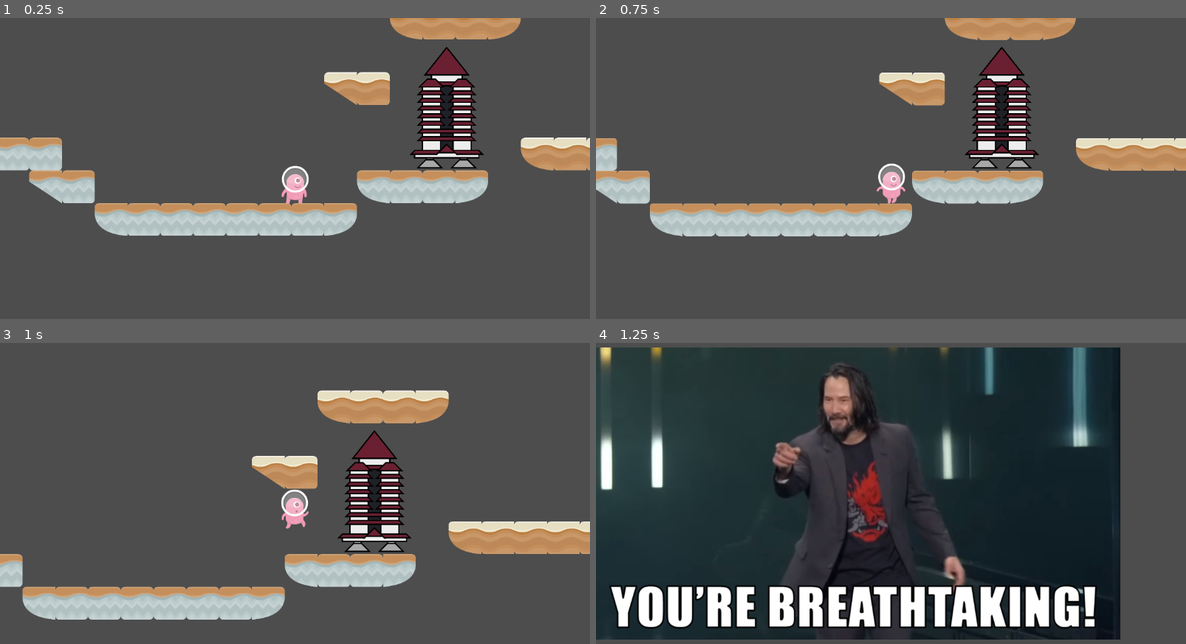
Above: before the commit, frames 1-4 (two rows, left to right).
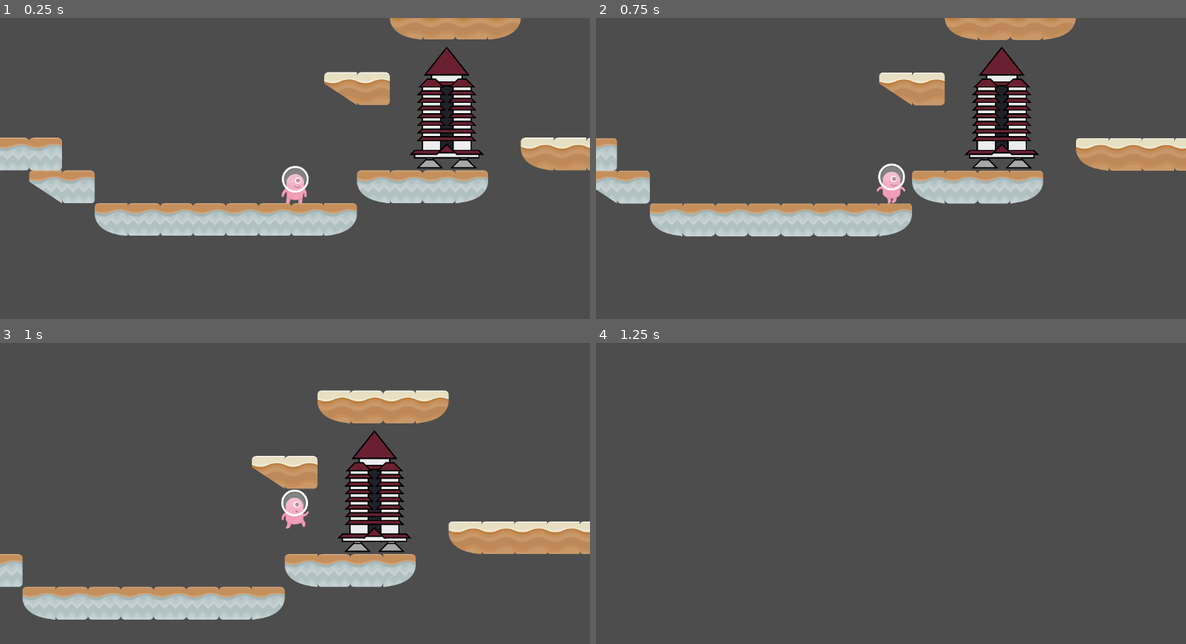
Above: after the commit, the same moments.

Repository: DevandraR/T4-GD-Devandra
Game: Godot game, scene res://scenes/Level1.tscn
The game is run twice, just before and just after one commit, with the same random seed, the same clock (stepped at 60 frames per second) and the same inputs.
Inputs:
- Up to frame 1 (0.25 s): no input
- Up to frame 2 (0.75 s): tap Enter at 0.5 s; hold Right (right) from 0.53 s (still down)
- Up to frame 3 (1 s): keep holding Right (right); tap Space (jump) at 0.77 s
- Up to frame 4 (1.25 s): keep holding Right (right)

Frames 1-3 are identical in both runs. In frame 4, 82% of the frame differs, in the area x 0-89%, y 1-99%.

Commit message:
run gdformat local tutorial 4

Diff:
--- a/scenes/Level1.tscn
+++ b/scenes/Level1.tscn
@@ -115,7 +115,7 @@
 [node name="AreaCondition" parent="Sprite2D" instance=ExtResource("4_vsll3")]
 position = Vector2(-2, 8)
 scale = Vector2(4, 4.5)
-sceneName = "WinScreen"
+sceneName = "Level2"
 
 [node name="AreaCondition" parent="." instance=ExtResource("4_vsll3")]
 position = Vector2(307, 380)
--- /dev/null
+++ b/scenes/Level2.tscn
@@ -0,0 +1,3 @@
+[gd_scene format=3 uid="uid://ctvepol3dn854"]
+
+[node name="Level2" type="Node2D"]
